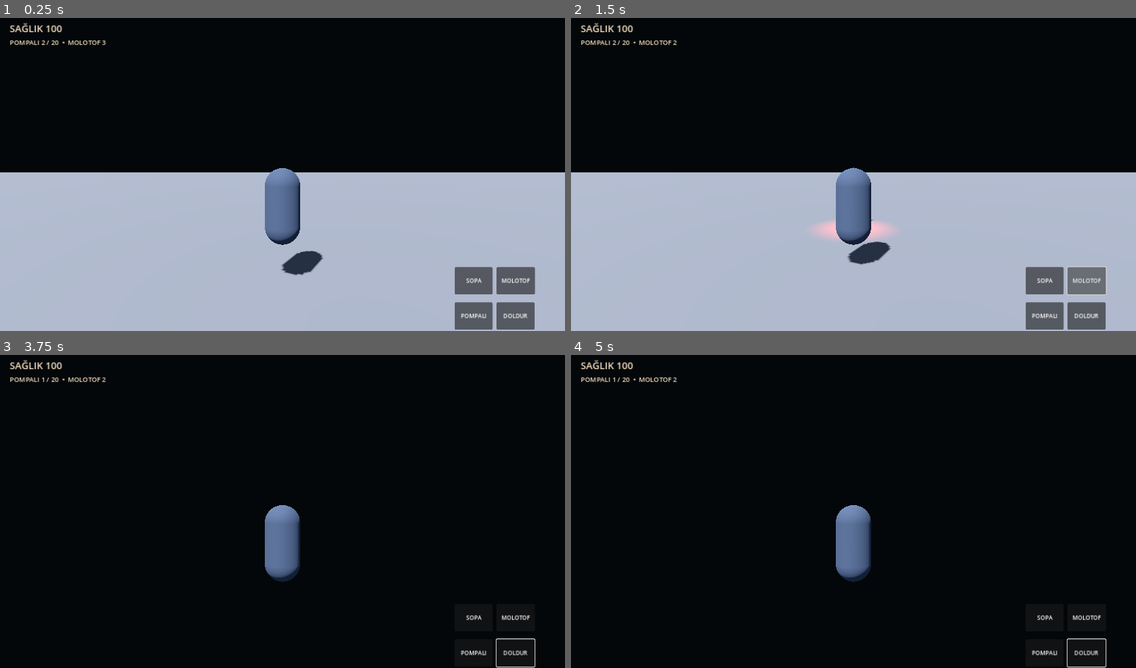
Above: before the commit, frames 1-4 (two rows, left to right).
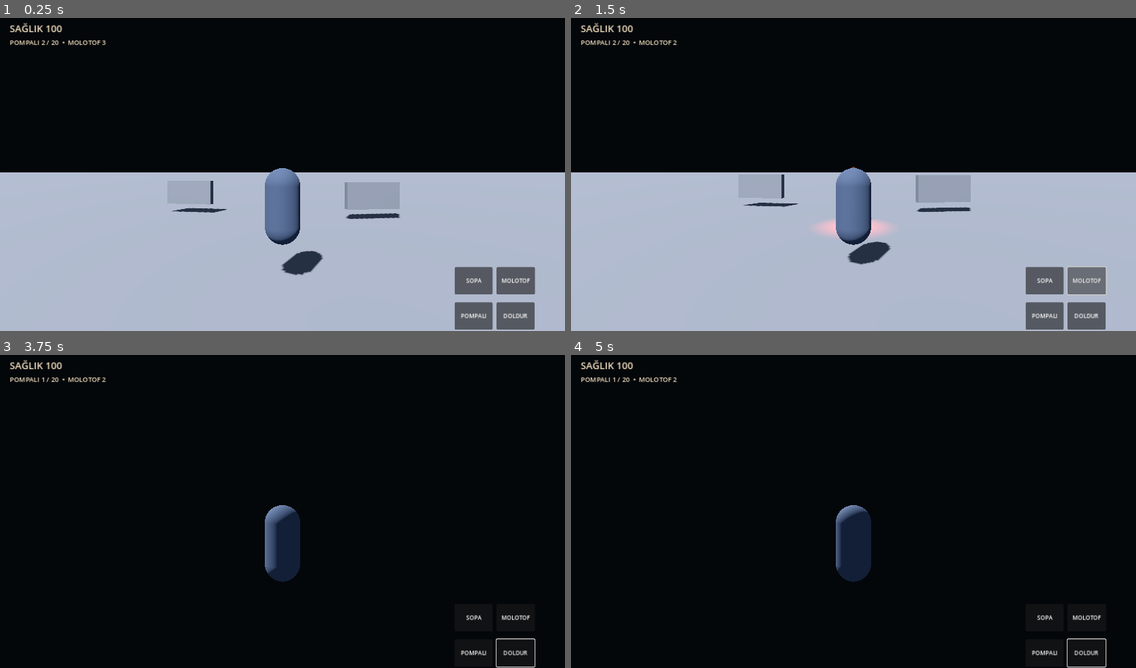
Above: after the commit, the same moments.

Repository: FatihKoc81/RESET-NIGHT
Game: Godot game, scene res://scenes/Main.tscn
The game is run twice, just before and just after one commit, with the same random seed, the same clock (stepped at 60 frames per second) and the same inputs.
Inputs (mouse positions are in pixels of both pictures, inside the frame that each line leads up to):
- Up to frame 1 (0.25 s): no input
- Up to frame 2 (1.5 s): click "SOPA" at 0.5 s; click "MOLOTOF" at 1.25 s
- Up to frame 3 (3.75 s): click "POMPALI" at 2 s; click "DOLDUR" at 2.75 s; tap Enter at 3.5 s; move the mouse to (310, 508) at 3.52 s; hold W (move_forward) from 3.53 s (still down); tap Space (attack) at 3.6 s
- Up to frame 4 (5 s): keep holding W (move_forward); tap Space (attack) at 4.25, 4.35 s; move the mouse to (825, 511) at 4.27 s

The runs differ from the first frame. In frame 1, 1.1% of the frame differs, in the area x 30-71%, y 52-65%; in frame 2, 1.1%; in frame 3, 1.1%; in frame 4, 1.2%, in the area x 47-53%, y 47-72%.

Commit message:
Add destructible barricades and refine touch combat HUD

Diff:
--- /dev/null
+++ b/godot/scenes/Barricade.tscn
@@ -0,0 +1,15 @@
+[gd_scene load_steps=4 format=3]
+
+[ext_resource type="Script" path="res://scripts/barricade.gd" id="1"]
+[sub_resource type="BoxShape3D" id="BarricadeShape"]
+size = Vector3(3.0, 1.5, 0.35)
+[sub_resource type="BoxMesh" id="BarricadeMesh"]
+size = Vector3(3.0, 1.5, 0.35)
+[node name="WoodenBarricade" type="StaticBody3D"]
+script = ExtResource("1")
+[node name="Mesh" type="MeshInstance3D" parent="."]
+position = Vector3(0, 0.75, 0)
+mesh = SubResource("BarricadeMesh")
+[node name="CollisionShape3D" type="CollisionShape3D" parent="."]
+position = Vector3(0, 0.75, 0)
+shape = SubResource("BarricadeShape")
--- a/godot/scenes/Main.tscn
+++ b/godot/scenes/Main.tscn
@@ -1,8 +1,9 @@
-[gd_scene load_steps=6 format=3]
+[gd_scene load_steps=7 format=3]
 
 [ext_resource type="PackedScene" path="res://scenes/Player.tscn" id="1_player"]
 [ext_resource type="Script" path="res://scripts/enemy_spawner.gd" id="2_spawner"]
 [ext_resource type="Script" path="res://scripts/hud.gd" id="3_hud"]
+[ext_resource type="Script" path="res://scripts/barricade_spawner.gd" id="4_barricades"]
 
 [sub_resource type="Environment" id="Environment_world"]
 background_mode = 1
@@ -19,30 +20,24 @@
 size = Vector3(100, 1, 100)
 
 [node name="Main" type="Node3D"]
-
 [node name="WorldEnvironment" type="WorldEnvironment" parent="."]
 environment = SubResource("Environment_world")
-
 [node name="DirectionalLight3D" type="DirectionalLight3D" parent="."]
 rotation_degrees = Vector3(-52, -28, 0)
 light_energy = 0.65
 shadow_enabled = true
-
 [node name="Ground" type="StaticBody3D" parent="."]
 position = Vector3(0, -0.55, 0)
-
 [node name="Mesh" type="MeshInstance3D" parent="Ground"]
 mesh = SubResource("GroundMesh")
 scale = Vector3(50, 1, 50)
-
 [node name="CollisionShape3D" type="CollisionShape3D" parent="Ground"]
 shape = SubResource("GroundShape")
-
 [node name="Player" parent="." instance=ExtResource("1_player")]
 position = Vector3(0, 1, 0)
-
 [node name="EnemySpawner" type="Node3D" parent="."]
 script = ExtResource("2_spawner")
-
+[node name="Barricades" type="Node3D" parent="."]
+script = ExtResource("4_barricades")
 [node name="HUD" type="CanvasLayer" parent="."]
 script = ExtResource("3_hud")
--- /dev/null
+++ b/godot/scripts/barricade.gd
@@ -0,0 +1,8 @@
+extends StaticBody3D
+
+@export var health := 90.0
+
+func burn(amount: float) -> void:
+    health -= amount
+    if health <= 0.0:
+        queue_free()
--- /dev/null
+++ b/godot/scripts/barricade_spawner.gd
@@ -0,0 +1,10 @@
+extends Node3D
+
+const BARRICADE := preload("res://scenes/Barricade.tscn")
+
+func _ready() -> void:
+    for item in [Vector3(5, 0, -7), Vector3(-6, 0, -9), Vector3(9, 0, 6), Vector3(-10, 0, 5)]:
+        var barrier := BARRICADE.instantiate()
+        add_child(barrier)
+        barrier.position = item
+        barrier.rotation.y = randf_range(-0.25, 0.25)
--- a/godot/scripts/hud.gd
+++ b/godot/scripts/hud.gd
@@ -13,20 +13,19 @@
     player = get_tree().get_first_node_in_group("player")
     var root := Control.new()
     root.set_anchors_and_offsets_preset(Control.PRESET_FULL_RECT)
+    root.mouse_filter = Control.MOUSE_FILTER_PASS
     add_child(root)
     health_label = _label(root, "SAĞLIK 100", Vector2(22, 18), Vector2(220, 54), 22)
     ammo_label = _label(root, "POMPALI 2 / 20  •  MOLOTOF 3", Vector2(22, 54), Vector2(360, 42), 15)
-    message_label = _label(root, "GECEYE HAZIR OL", Vector2(0, 18), Vector2(600, 48), 20)
+    message_label = _label(root, "RESET NIGHT", Vector2(0, 18), Vector2(600, 48), 20)
     message_label.anchor_left = 0.5
     message_label.anchor_right = 0.5
     message_label.position.x = -300
-    _make_action(root, "SOPA", Vector2(-250, -145), "attack")
+    _make_action(root, "SOPA", Vector2(-250, -145), "use_bat")
     _make_action(root, "MOLOTOF", Vector2(-155, -145), "throw_molotov")
     _make_action(root, "POMPALI", Vector2(-250, -65), "fire_shotgun")
-    _make_action(root, "DOLDUR", Vector2(-155, -65), "reload")
+    _make_action(root, "DOLDUR", Vector2(-155, -65), "reload_shotgun")
     root.gui_input.connect(_on_root_input)
-    root.mouse_filter = Control.MOUSE_FILTER_STOP
-    root.draw.connect(func(): pass)
 
 func _label(parent: Control, text_value: String, pos: Vector2, size: Vector2, font_size: int) -> Label:
     var label := Label.new()
@@ -38,7 +37,7 @@
     parent.add_child(label)
     return label
 
-func _make_action(parent: Control, title: String, offset: Vector2, action: String) -> void:
+func _make_action(parent: Control, title: String, offset: Vector2, method_name: String) -> void:
     var button := Button.new()
     button.text = title
     button.size = Vector2(86, 62)
@@ -49,8 +48,12 @@
     button.position = offset
     button.add_theme_font_size_override("font_size", 13)
     button.add_theme_color_override("font_color", Color.WHITE)
-    button.pressed.connect(func(): Input.action_press(action); Input.action_release(action))
+    button.pressed.connect(_call_player.bind(method_name))
     parent.add_child(button)
+
+func _call_player(method_name: String) -> void:
+    if is_instance_valid(player) and player.has_method(method_name):
+        player.call(method_name)
 
 func _on_root_input(event: InputEvent) -> void:
     if event is InputEventScreenTouch:
@@ -81,7 +84,7 @@
     elif not pressed and Input.is_action_pressed(action):
         Input.action_release(action)
 
-func set_health(value: float, maximum: float) -> void:
+func set_health(value: float, _maximum: float) -> void:
     if is_instance_valid(health_label):
         health_label.text = "SAĞLIK %d" % int(value)
 
--- a/godot/scripts/player.gd
+++ b/godot/scripts/player.gd
@@ -19,14 +19,18 @@
 var yaw := 0.0
 var hud: Node
 
-@onready var pivot: Marker3D = $WeaponPivot
 @onready var camera: Camera3D = $SpringArm3D/Camera3D
 
 func _ready() -> void:
     add_to_group("player")
     health = max_health
+    call_deferred("_find_hud")
+    Input.mouse_mode = Input.MOUSE_MODE_CAPTURED
+
+func _find_hud() -> void:
     hud = get_tree().get_first_node_in_group("hud")
-    Input.mouse_mode = Input.MOUSE_MODE_CAPTURED
+    if hud:
+        hud.set_health(health, max_health)
 
 func _unhandled_input(event: InputEvent) -> void:
     if event is InputEventMouseMotion and not OS.has_feature("mobile"):
@@ -77,7 +81,7 @@
         target.take_damage(BAT_DAMAGE)
         if randf() < STUN_CHANCE:
             target.stun(1.0)
-    _notify("Sopa savruldu")
+    _notify("Çivili sopa: 25 hasar")
 
 func throw_molotov() -> void:
     if molotov_count <= 0:
@@ -121,11 +125,12 @@
         return
     health = maxf(0.0, health - amount)
     invulnerable = 0.65
-    if hud:
+    if not is_instance_valid(hud):
+        _find_hud()
+    if is_instance_valid(hud):
         hud.set_health(health, max_health)
     if health <= 0.0:
-        _notify("GECE KAZANDI — yeniden başlat")
-        get_tree().paused = true
+        _notify("GECE KAZANDI — karakter düştü")
 
 func _nearest_enemy(max_range: float) -> Node:
     var nearest: Node
@@ -138,5 +143,7 @@
     return nearest
 
 func _notify(message: String) -> void:
-    if hud:
+    if not is_instance_valid(hud):
+        _find_hud()
+    if is_instance_valid(hud):
         hud.show_message(message)
